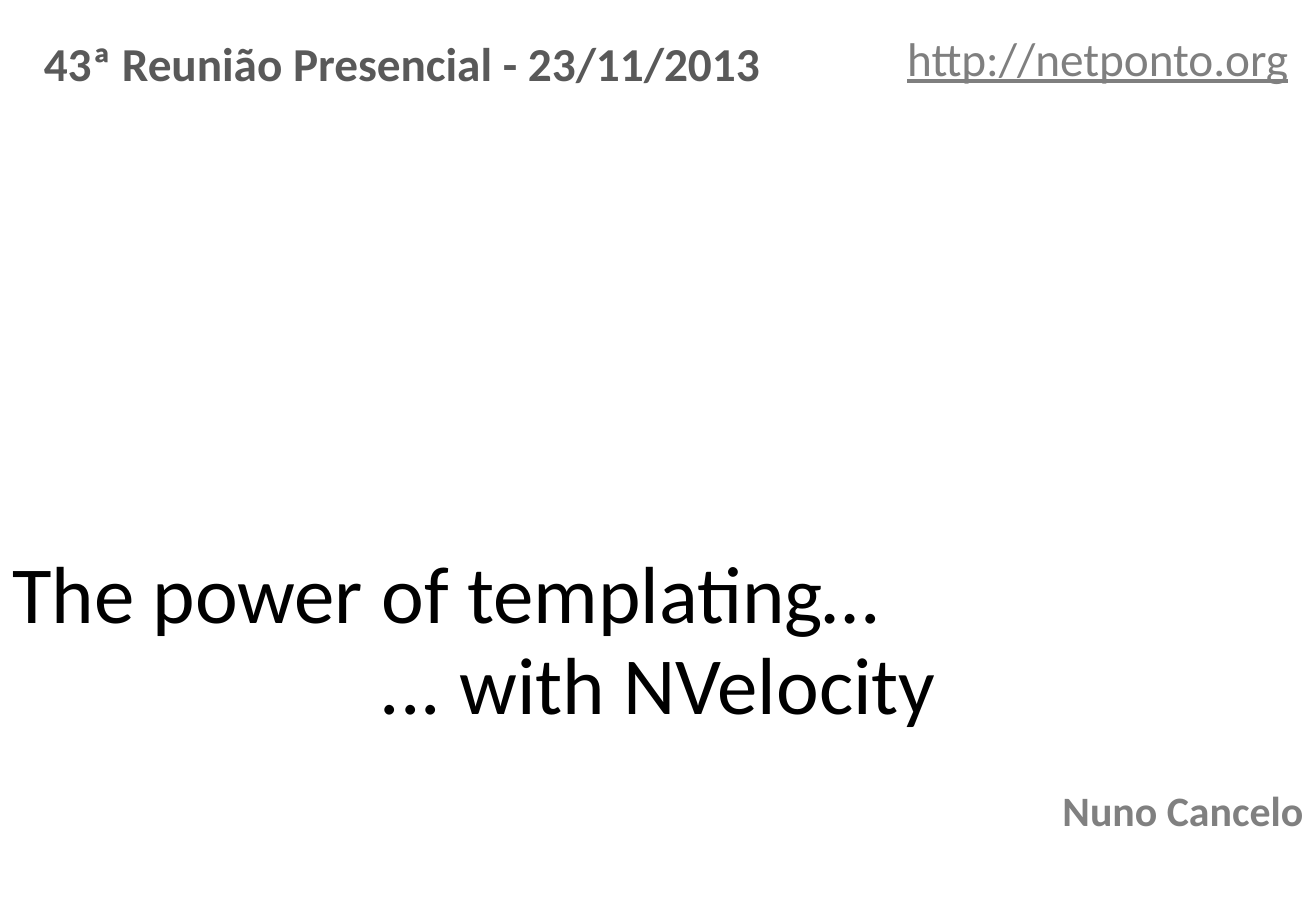
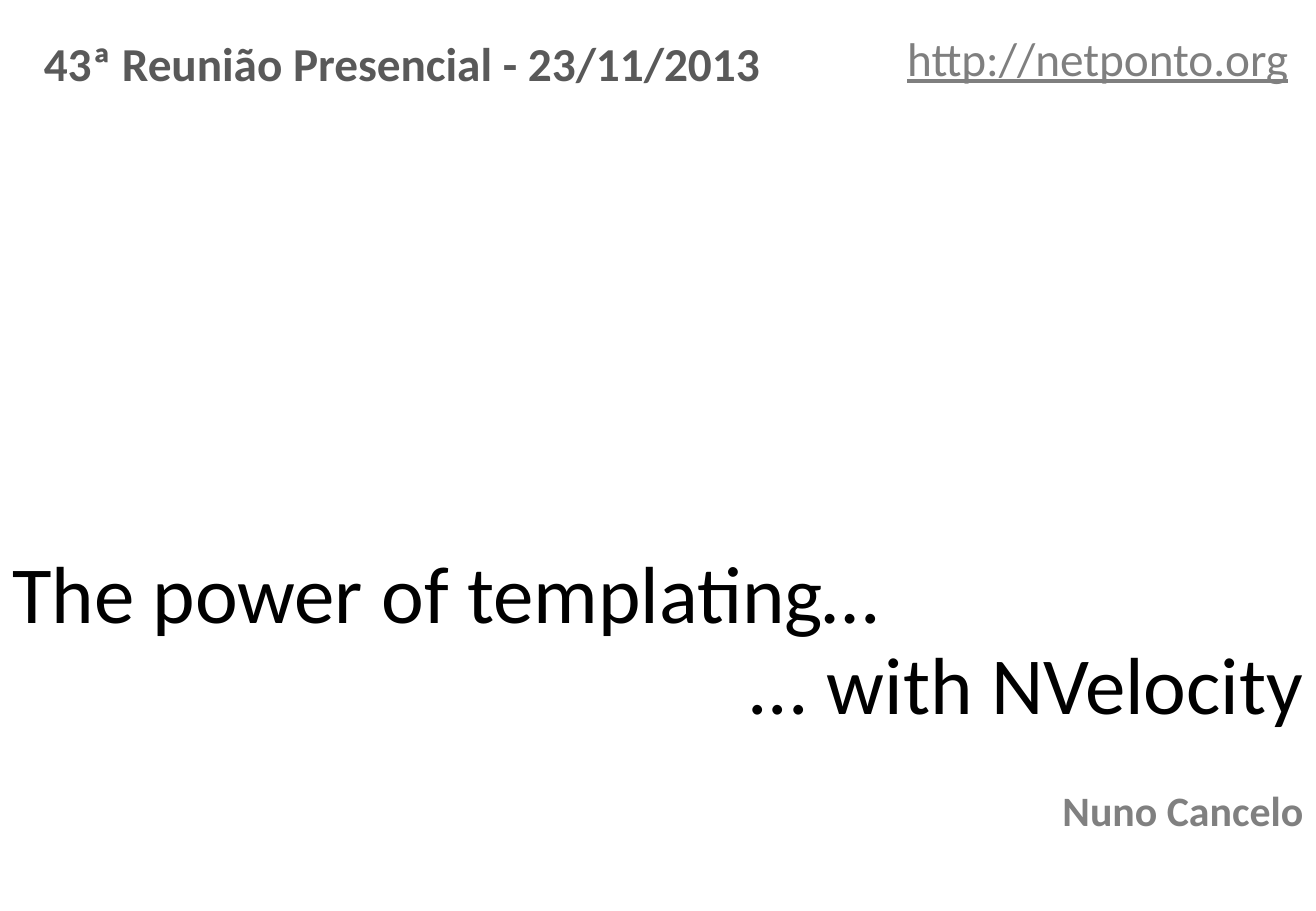
Before and after one commit to masterzdran/netponto-nvelocity, a slide deck: slide 1 of doc/Template Apresentação.pptx. Drawn at 1316x911 pixels with LibreOffice and Linux fonts; fonts in the diff are those of the drawing; background and template pictures are left out. Boxes give left, top, right and bottom in pixels: in the first picture for what was removed or moved away, otherwise in the second. Text is boxed around its words. In the diff, an @@ line names an element or a change of style, - is before the commit and + after.

```diff
--- a/doc/Template Apresentação.pptx
+++ b/doc/Template Apresentação.pptx
@@ text "... with NVelocity" at (827,657,1303,727): alignment centre to right @@
```
Also in this commit, not shown: 1 other slide changed, 16 slides added, 1 slide removed, 1 other file.
